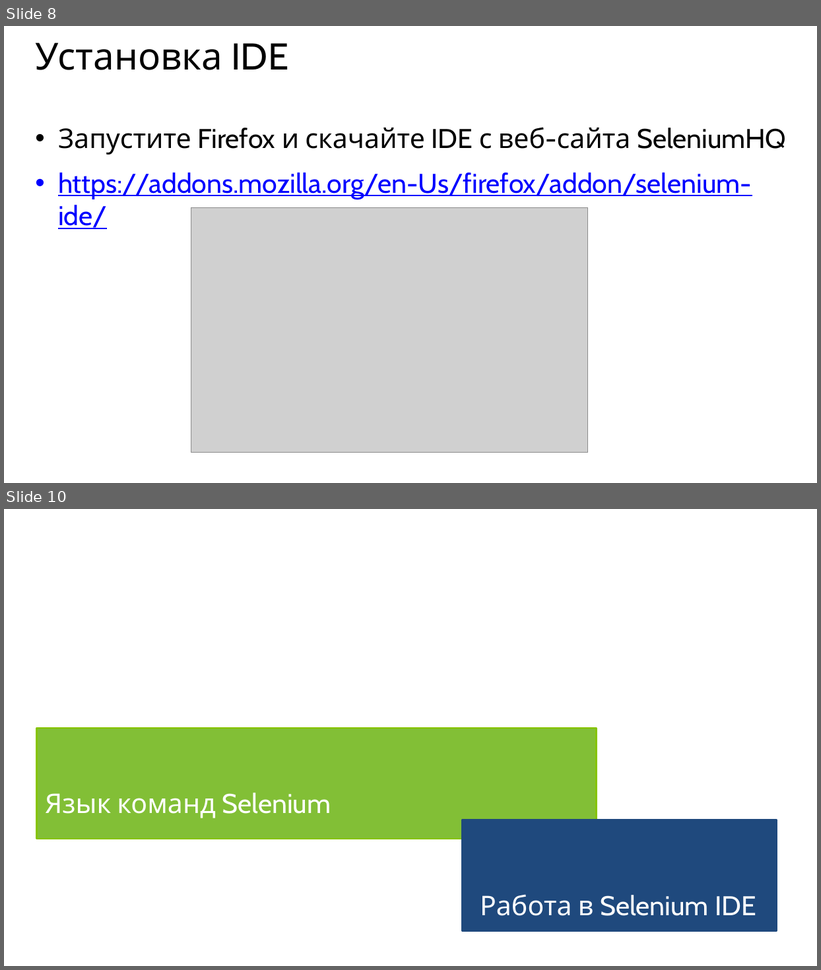
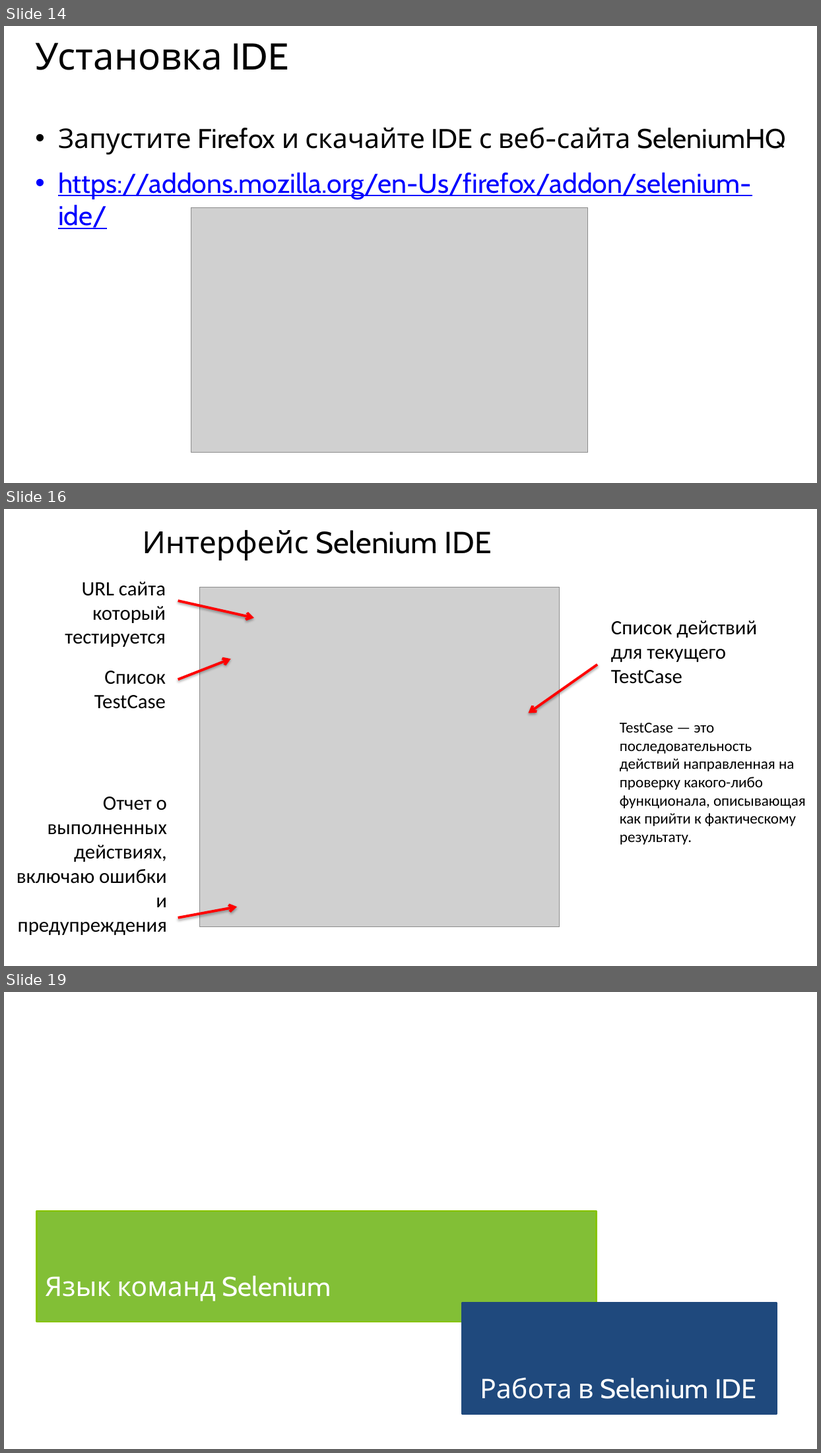
Before and after one commit to maxchv/selenium, a slide deck: openlesson/selenium.pptx. Shown one above the other, each under a label of ours: slides 8 and 10 before the commit, slides 14, 16 and 19 after it; the slides between them are not shown. The pictures are 821x970 and 821x1453 pixels, drawn with LibreOffice and Linux fonts; fonts in the diff are those of the drawing; grey boxes stand for pictures. Boxes give left, top, right and bottom in pixels: in the first picture for what was removed or moved away, otherwise in the second. Text is boxed around its words. In the diff, an @@ line names an element or a change of style, - is before the commit and + after.

```diff
--- a/openlesson/selenium.pptx
+++ b/openlesson/selenium.pptx
@@ slide 16 added at box(4, 509, 817, 966), background #FFFFFF @@
@@ title added at box(142, 530, 492, 560), 36 pt, text #000000 @@
+Интерфейс Selenium IDE
@@ text added at box(65, 582, 166, 647), 24 pt, text #000000 @@
+URL сайта который тестируется
@@ picture added at box(200, 587, 560, 927) @@
@@ arrow added from (178, 601) to (254, 618), #FF0000 3 pt @@
@@ text added at box(611, 621, 757, 684), 24 pt, text #000000 @@
+Список действий для текущего TestCase
@@ arrow added from (178, 680) to (231, 659), #FF0000 3 pt @@
@@ arrow added from (597, 665) to (529, 714), #FF0000 3 pt @@
@@ text added at box(94, 671, 166, 709), 24 pt, text #000000 @@
+Список TestCase
@@ text added at box(620, 723, 806, 845), 18 pt, text #000000 @@
+TestCase — это последовательность действий направленная на проверку какого-либо функционала, описывающая как прийти к фактическому результату.
@@ text added at box(17, 797, 167, 935), 24 pt, text #000000 @@
+Отчет о выполненных действиях, включаю ошибки и предупреждения
@@ arrow added from (178, 918) to (237, 908), #FF0000 3 pt @@
@@ what was slide 8 is now slide 14 @@
@@ what was slide 10 is now slide 19 @@
```
Also in this commit, not shown: 3 slides changed, 8 other slides added, 1 other file.
